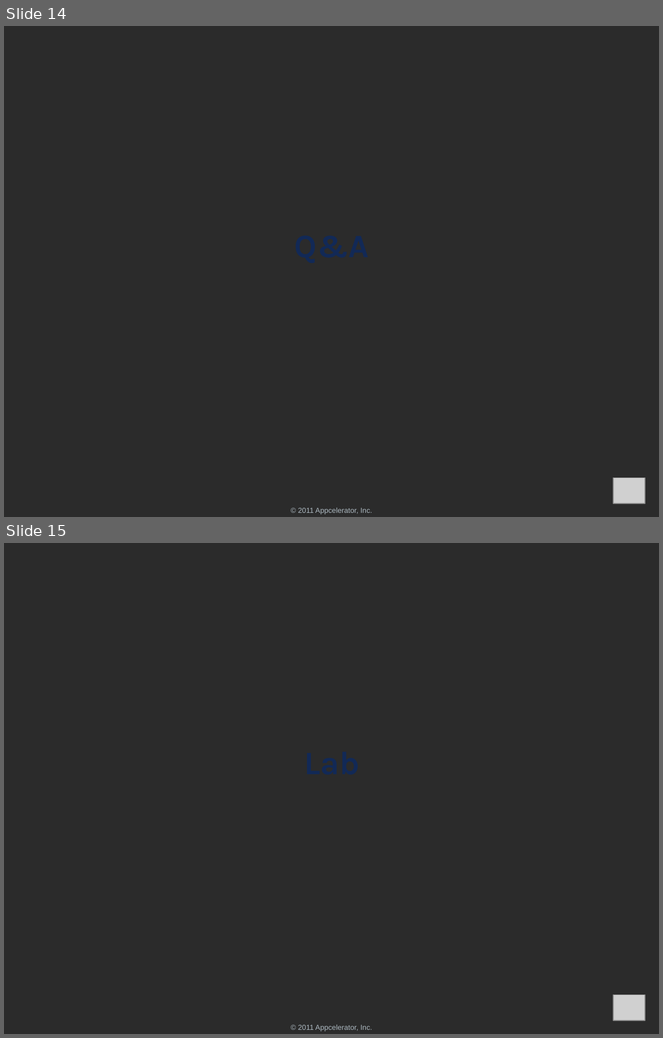
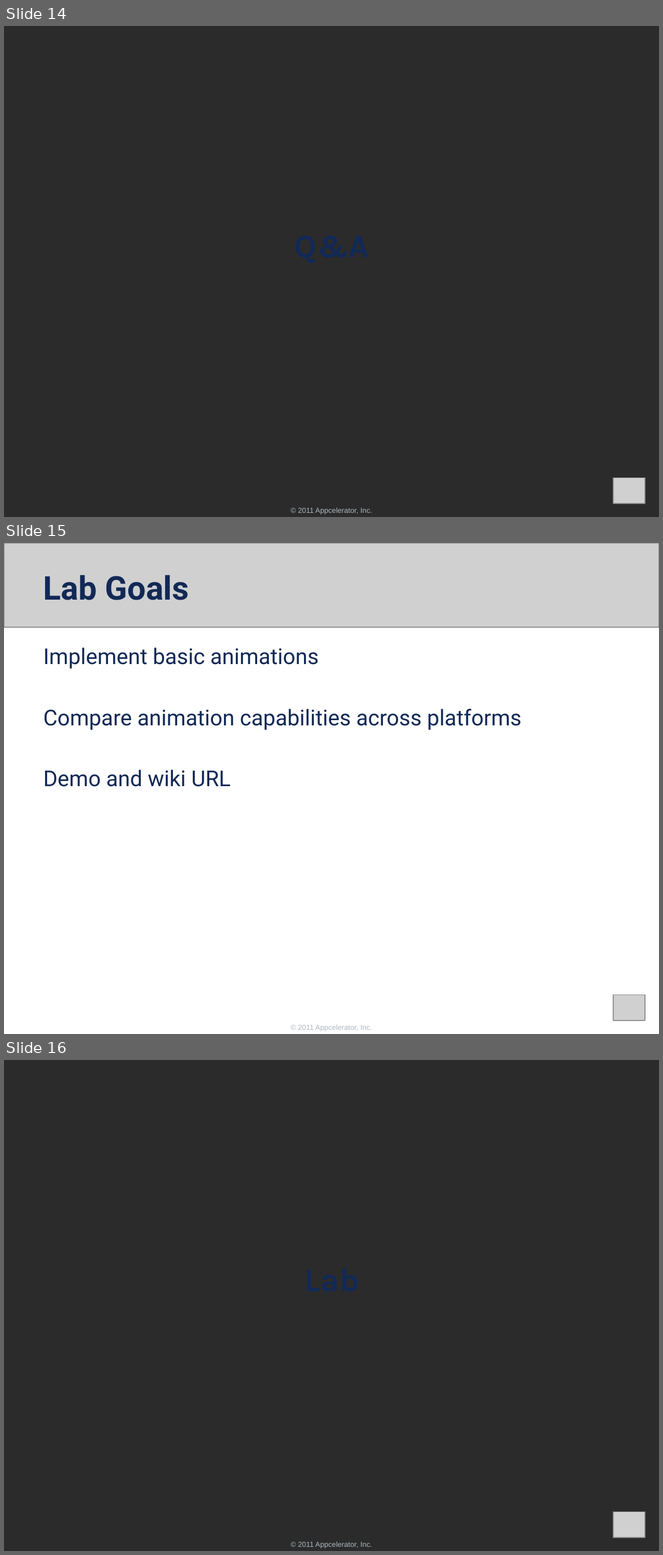
Before and after one commit to appcelerator-forks/appcelerator-training.tcmd_certification, a slide deck: 340.pptx. Shown one above the other, each under a label of ours: slides 14 and 15 before the commit, slides 14, 15 and 16 after it. The pictures are 663x1038 and 663x1555 pixels, drawn with LibreOffice and Linux fonts; fonts in the diff are those of the drawing; grey boxes stand for pictures; background and template pictures are left out; a plain dark background stands for a picture behind light text. Boxes give left, top, right and bottom in pixels: in the first picture for what was removed or moved away, otherwise in the second. Text is boxed around its words. In the diff, an @@ line names an element or a change of style, - is before the commit and + after.

```diff
--- a/340.pptx
+++ b/340.pptx
@@ slide 15 added at (x1=4, y1=543, x2=659, y2=1034), background #FFFFFF; not listed: 1 template element that a slide beside it also shows @@
@@ picture added at (x1=4, y1=543, x2=659, y2=628) @@
@@ title added at (x1=44, y1=575, x2=189, y2=600), 36 pt, text #122956, bold @@
+Lab Goals
@@ text added at (x1=44, y1=648, x2=522, y2=787), 24 pt, text #122956 @@
+Implement basic animations
+Compare animation capabilities across platforms
+Demo and wiki URL
@@ picture added at (x1=613, y1=995, x2=645, y2=1021) @@
@@ what was slide 15 is now slide 16 @@
```
Also in this commit, not shown: 1 slide changed.
